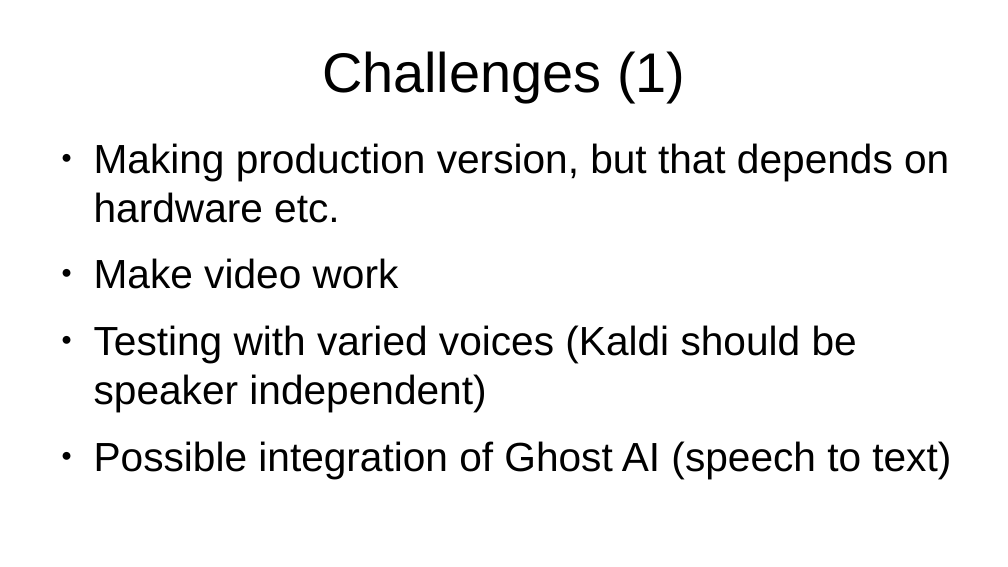
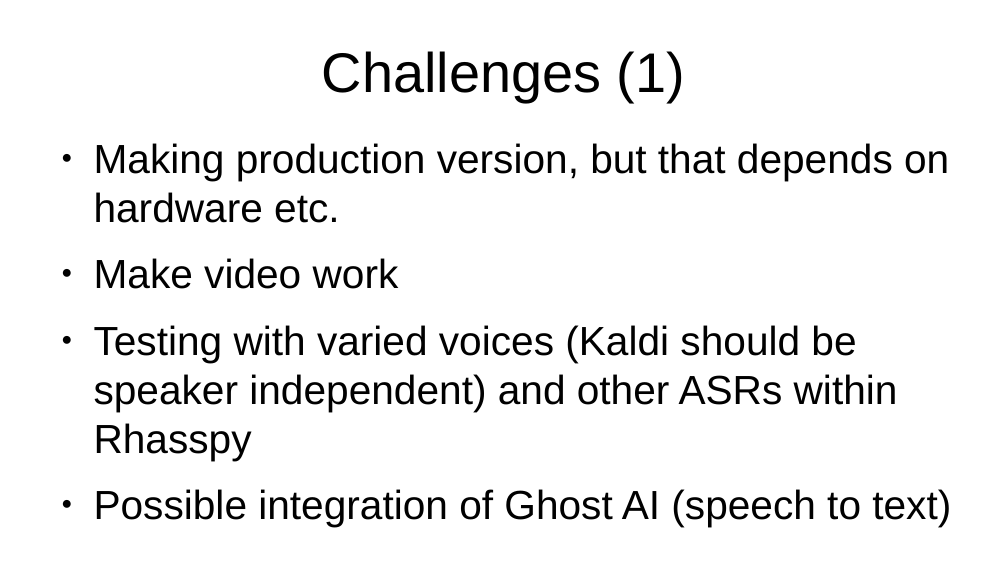
Before and after one commit to hbarnard/mema, a slide deck: slide 20 of bits-and-pieces/presentation..pptx (slide 14 before the commit). Drawn at 1008x567 pixels with LibreOffice and Linux fonts; fonts in the diff are those of the drawing. Boxes give left, top, right and bottom in pixels: in the first picture for what was removed or moved away, otherwise in the second. Text is boxed around its words. In the diff, an @@ line names an element or a change of style, - is before the commit and + after.

```diff
--- a/bits-and-pieces/presentation..pptx
+++ b/bits-and-pieces/presentation..pptx
@@ text at bbox=[94, 325, 898, 460]: text changed @@
-● Testing with varied voices (Kaldi should be speaker independent)
+● Testing with varied voices (Kaldi should be speaker independent) and other ASRs within Rhasspy
```
Also in this commit, not shown: 6 other slides changed, 7 slides added, 7 other files.
